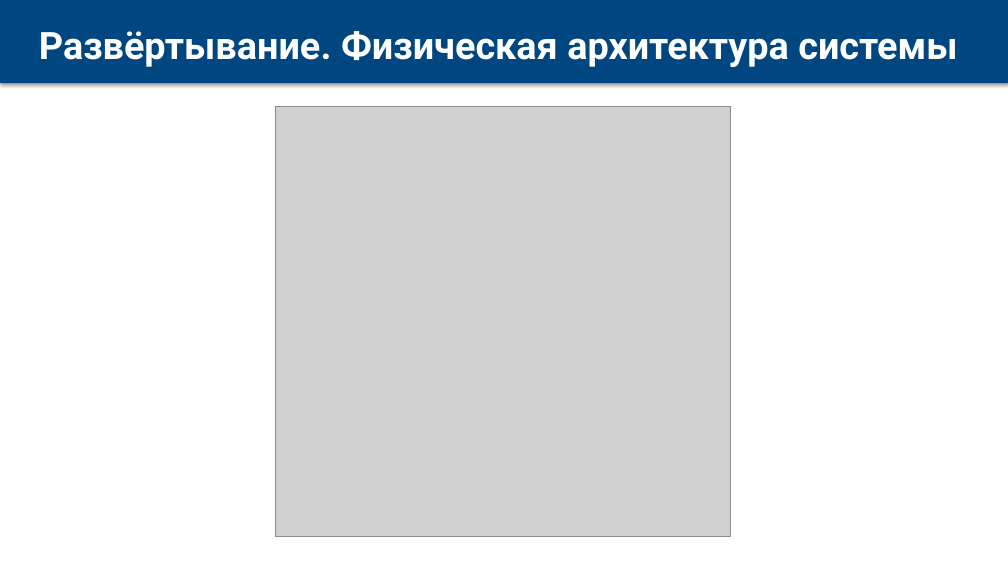
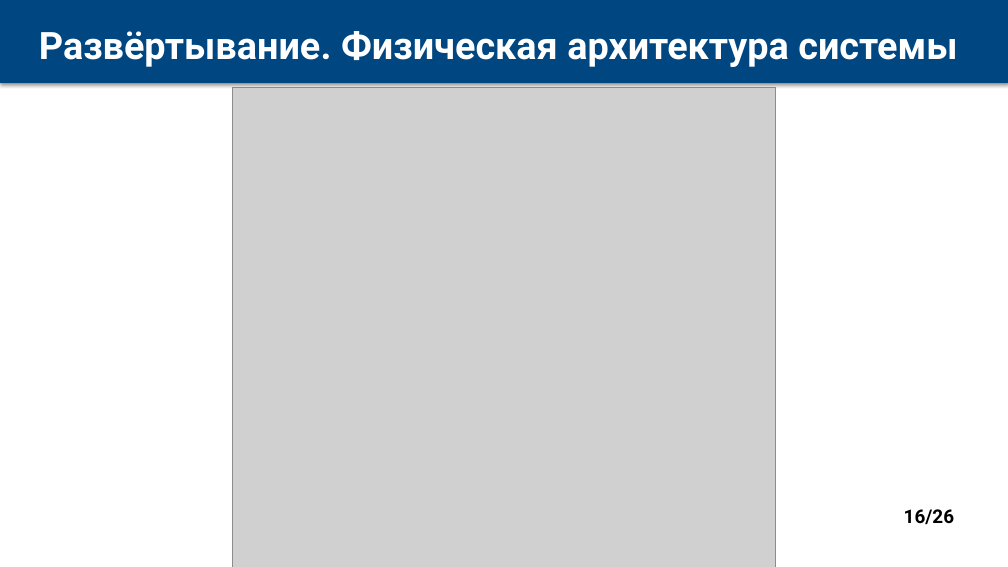
Before and after one commit to dulumdomdom/Nothing, a slide deck: slide 16 of MDM_Presentation.pptx (slide 15 before the commit). Drawn at 1008x567 pixels with LibreOffice and Linux fonts; fonts in the diff are those of the drawing; grey boxes stand for pictures. Boxes give left, top, right and bottom in pixels: in the first picture for what was removed or moved away, otherwise in the second. Text is boxed around its words. In the diff, an @@ line names an element or a change of style, - is before the commit and + after.

```diff
--- a/MDM_Presentation.pptx
+++ b/MDM_Presentation.pptx
@@ picture: place and size @@
-picture at (275, 107, 730, 536)
+picture at (233, 88, 776, 567)
@@ page number added at (904, 509, 954, 524), 18 pt, text #000000, bold @@
+16/26
```
Also in this commit, not shown: 19 other slides changed, 5 slides added, 4 slides removed, 1 other file.
